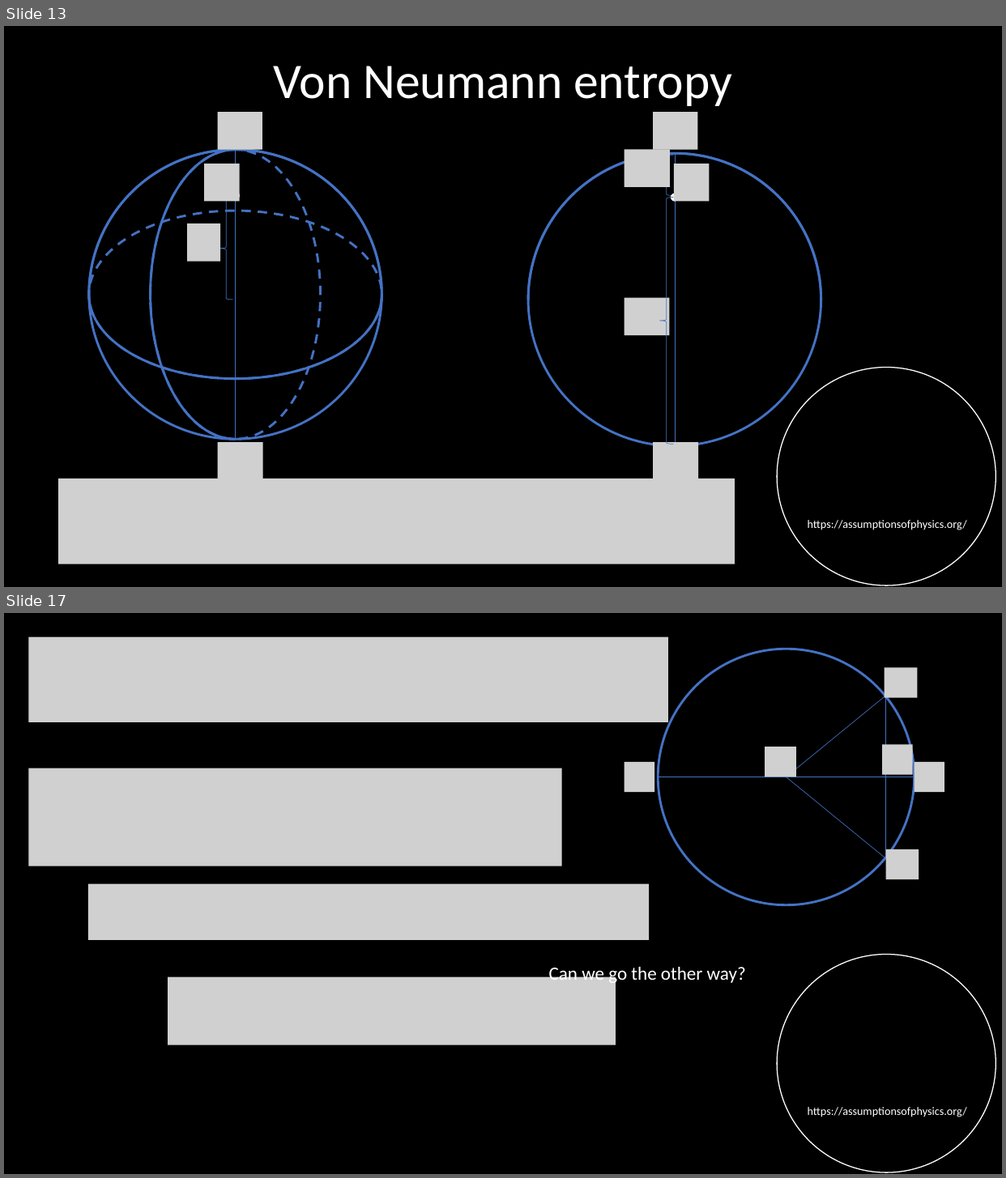
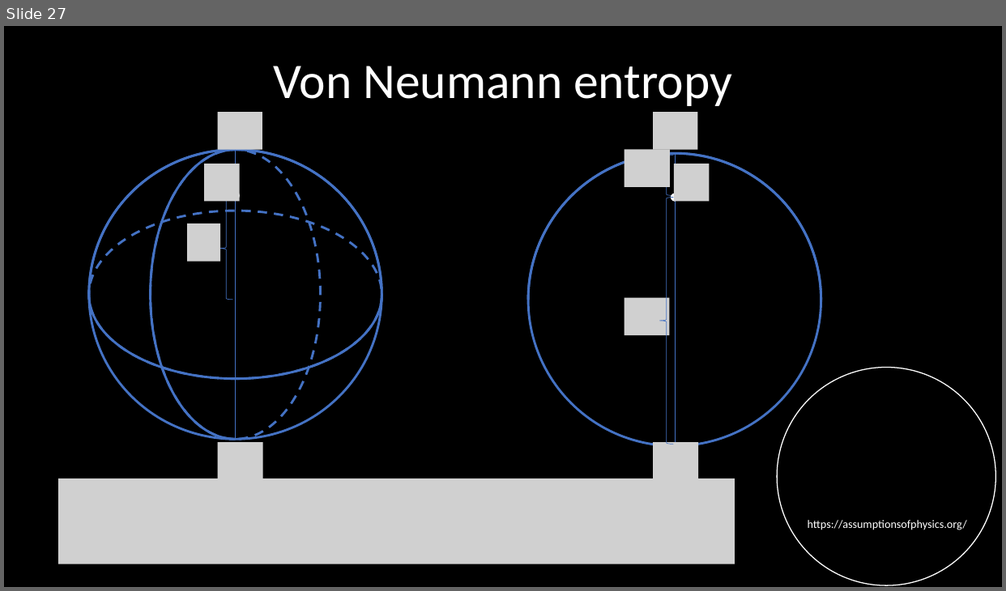
Before and after one commit to assumptionsofphysics/slides, a slide deck: 2026/20260701-BornIsEntropy.pptx. Shown one above the other, each under a label of ours: slides 13 and 17 before the commit, slide 27 after it; the slides between them are not shown. The pictures are 1006x1178 and 1006x591 pixels, drawn with LibreOffice and Linux fonts; fonts in the diff are those of the drawing; grey boxes stand for pictures; background and template pictures are left out. Boxes give left, top, right and bottom in pixels: in the first picture for what was removed or moved away, otherwise in the second. Text is boxed around its words. In the diff, an @@ line names an element or a change of style, - is before the commit and + after.

```diff
--- a/2026/20260701-BornIsEntropy.pptx
+++ b/2026/20260701-BornIsEntropy.pptx
@@ slide 17 removed at <box>4,613,1002,1174</box>, background #000000; not listed: 2 template elements that a slide beside it also shows @@
@@ picture removed at <box>28,637,668,722</box> @@
@@ ellipse removed at <box>658,649,915,905</box> @@
@@ picture removed at <box>884,667,918,697</box> @@
@@ line removed from (786, 777) to (884, 697) @@
@@ line removed from (886, 697) to (886, 857) @@
@@ picture removed at <box>765,747,796,777</box> @@
@@ picture removed at <box>882,745,912,775</box> @@
@@ picture removed at <box>28,768,562,866</box> @@
@@ picture removed at <box>624,762,655,792</box> @@
@@ line removed from (658, 777) to (914, 777) @@
@@ line removed from (786, 777) to (884, 857) @@
@@ picture removed at <box>914,762,944,792</box> @@
@@ picture removed at <box>886,850,918,879</box> @@
@@ picture removed at <box>88,884,649,940</box> @@
@@ text removed at <box>549,964,746,985</box> @@
-Can we go the other way?
@@ picture removed at <box>168,977,616,1046</box> @@
@@ what was slide 13 is now slide 27 @@
```
Also in this commit, not shown: 3 slides changed, 15 slides added, 9 other slides removed.
